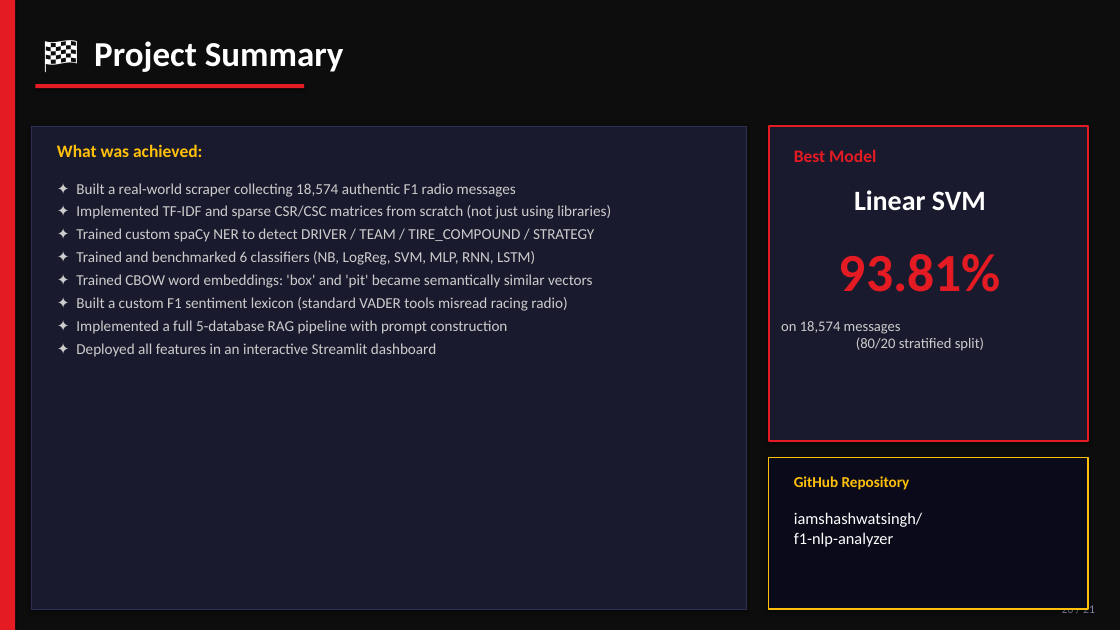
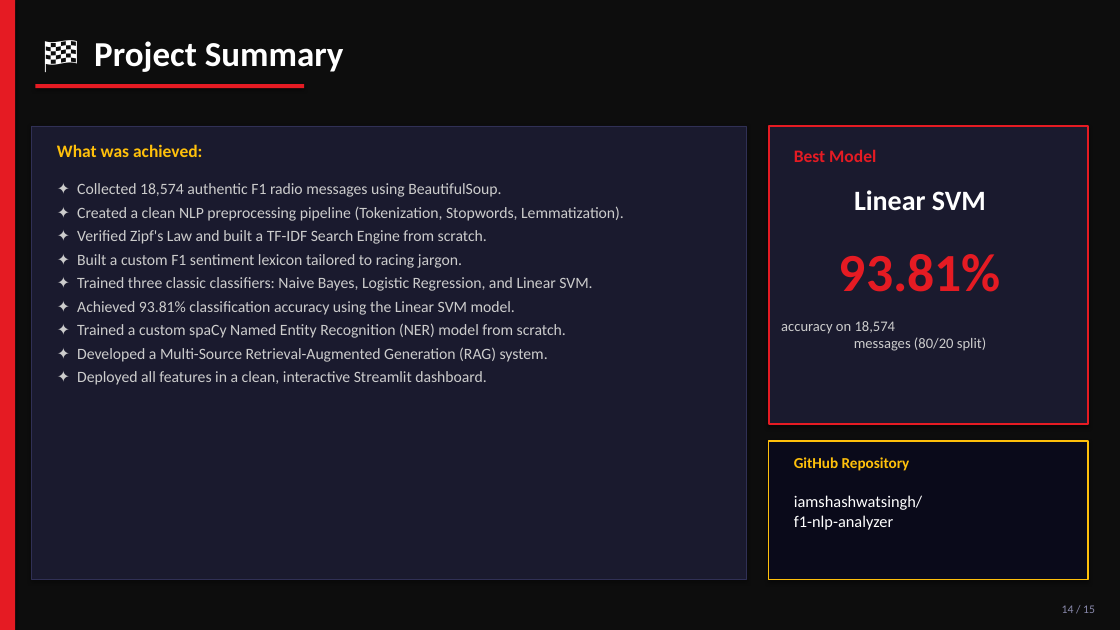
Before and after one commit to iamshashwatsingh/f1-nlp-analyzer, a slide deck: slide 14 of f1_nlp_presentation.pptx (slide 20 before the commit). Drawn at 1120x630 pixels with LibreOffice and Linux fonts; fonts in the diff are those of the drawing. Boxes give left, top, right and bottom in pixels: in the first picture for what was removed or moved away, otherwise in the second. Text is boxed around its words. In the diff, an @@ line names an element or a change of style, - is before the commit and + after.

Commit message:
project: restructure to 9 standard NLP topics, restore RAG, clean chatbot, verify and push

```diff
--- a/f1_nlp_presentation.pptx
+++ b/f1_nlp_presentation.pptx
@@ rectangle: place and size @@
-rectangle at (32,126,746,609)
+rectangle at (32,126,746,580)
@@ rectangle: place and size @@
-rectangle at (769,126,1088,441)
+rectangle at (769,126,1088,424)
@@ text at (77,183,624,385): text changed; size 13 to 13.5 pt @@
-✦ Built a real-world scraper collecting 18,574 authentic F1 radio messages
-✦ Implemented TF-IDF and sparse CSR/CSC matrices from scratch (not just using libraries)
-✦ Trained custom spaCy NER to detect DRIVER / TEAM / TIRE_COMPOUND / STRATEGY
-✦ Trained and benchmarked 6 classifiers (NB, LogReg, SVM, MLP, RNN, LSTM)
-✦ Trained CBOW word embeddings: 'box' and 'pit' became semantically similar vectors
-✦ Built a custom F1 sentiment lexicon (standard VADER tools misread racing radio)
-✦ Implemented a full 5-database RAG pipeline with prompt construction
-✦ Deployed all features in an interactive Streamlit dashboard
+✦ Collected 18,574 authentic F1 radio messages using BeautifulSoup.
+✦ Created a clean NLP preprocessing pipeline (Tokenization, Stopwords, Lemmatization).
+✦ Verified Zipf's Law and built a TF-IDF Search Engine from scratch.
+✦ Built a custom F1 sentiment lexicon tailored to racing jargon.
+✦ Trained three classic classifiers: Naive Bayes, Logistic Regression, and Linear SVM.
+✦ Achieved 93.81% classification accuracy using the Linear SVM model.
+✦ Trained a custom spaCy Named Entity Recognition (NER) model from scratch.
+✦ Developed a Multi-Source Retrieval-Augmented Generation (RAG) system.
+✦ Deployed all features in a clean, interactive Streamlit dashboard.
@@ text at (781,321,986,351): text changed @@
-on 18,574 messages
-(80/20 stratified split)
+accuracy on 18,574
+messages (80/20 split)
@@ rectangle: place and size @@
-rectangle at (769,458,1088,609)
+rectangle at (769,441,1088,580)
@@ text "GitHub Repository": place and size @@
-text "GitHub Repository" at (794,476,910,490)
+text "GitHub Repository" at (794,457,910,471)
@@ text "iamshashwatsingh/ f1-nlp-analyzer": place and size @@
-text "iamshashwatsingh/ f1-nlp-analyzer" at (794,512,922,547)
+text "iamshashwatsingh/ f1-nlp-analyzer" at (794,495,922,530)
@@ text at (1062,605,1095,613): text changed @@
-20 / 21
+14 / 15
```
Also in this commit, not shown: 7 other slides changed, 7 slides added, 13 slides removed, 2 other files.
